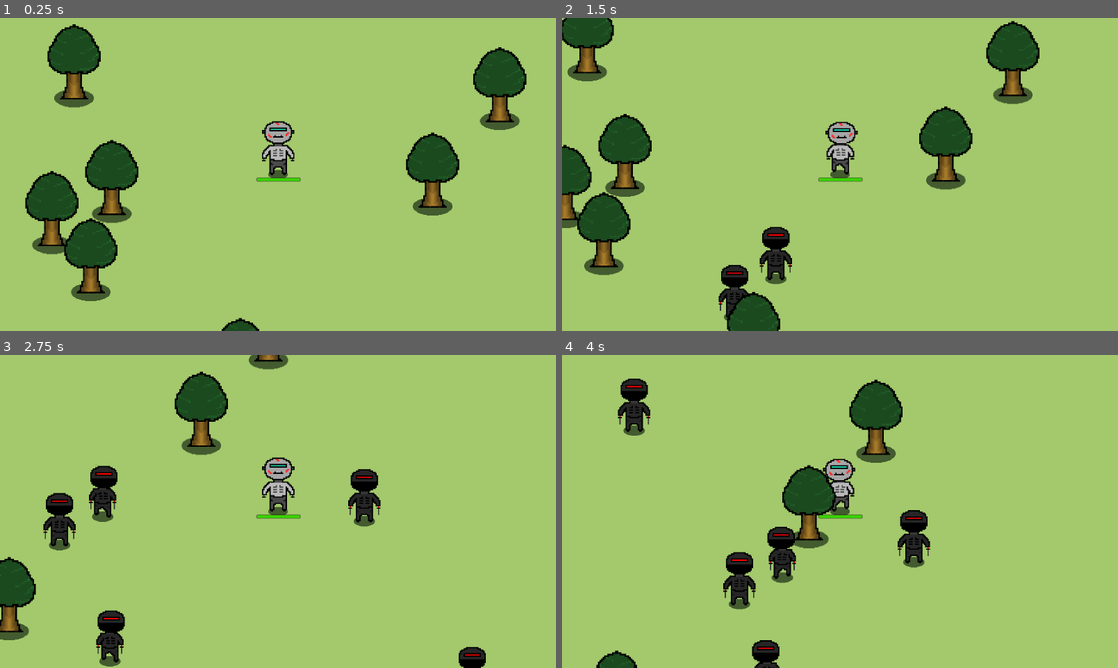
Above: before the commit, frames 1-4 (two rows, left to right).
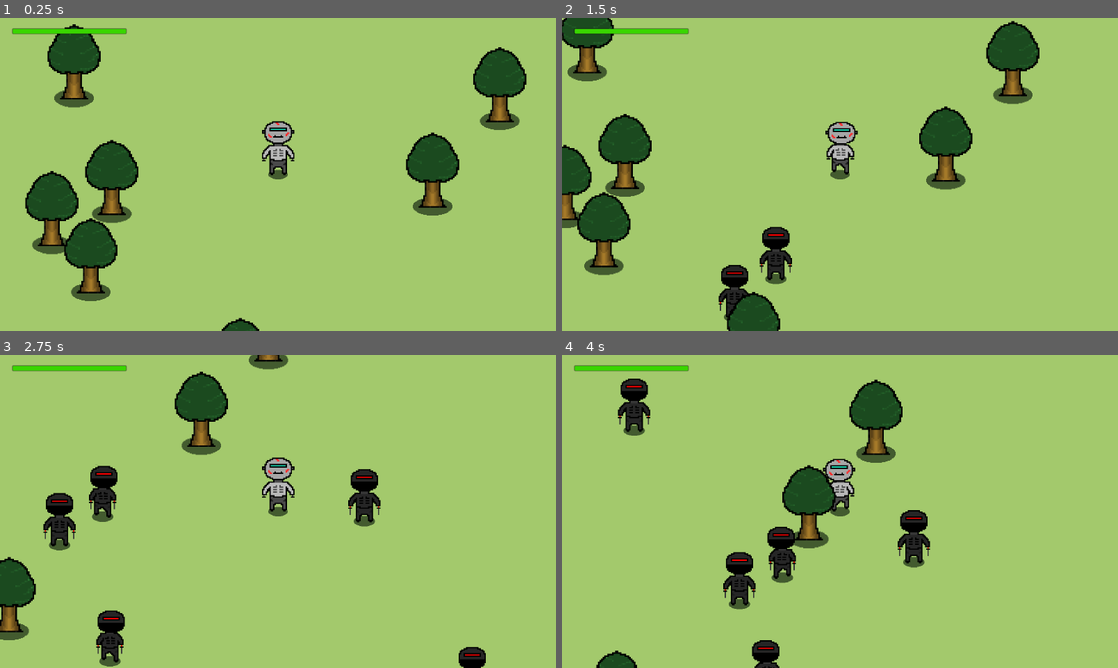
Above: after the commit, the same moments.

Repository: Piggun/top-down-shooter
Game: Godot game, scene res://game.tscn
Two runs of this game, one before a commit and one after it. Both use one fixed random seed, a clock stepped at 60 frames per second and the inputs below.
Inputs (mouse positions are in pixels of both pictures, inside the frame that each line leads up to):
- Up to frame 1 (0.25 s): no input
- Up to frame 2 (1.5 s): move the mouse to (962, 158) at 0.52 s; hold D (move_right) 0.53-1.28 s; hold Right mouse button (aim) 0.53-1.28 s; click (962, 158) at 0.67 s; move the mouse to (728, 190) at 1.27 s; hold S (move_down) from 1.28 s (still down); click (728, 190) at 1.35 s
- Up to frame 3 (2.75 s): move the mouse to (333, 442) at 2.02 s; release S (move_down) at 2.03 s; hold D (move_right) from 2.03 s (still down); hold Shift (sprint) from 2.03 s (still down)
- Up to frame 4 (4 s): move the mouse to (812, 574) at 2.77 s; release D (move_right) at 2.78 s; release Shift (sprint) at 2.78 s; hold W (move_up) 2.78-3.53 s; right-click (812, 574) at 2.85 s; click (812, 574) at 2.92 s; move the mouse to (1006, 558) at 3.52 s; press the mouse at (1006, 558) at 3.53 s; hold A (move_left) from 3.53 s (still down)

The runs differ from the first frame. In frame 1, 0.5% of the frame differs, in the area x 2-55%, y 3-53%; in frame 2, 0.5%; in frame 3, 0.5%; in frame 4, 0.5%.

Commit message:
move player health on top left corner of the screen

Diff:
--- a/game.tscn
+++ b/game.tscn
@@ -82,7 +82,7 @@
 
 [node name="GameOverScreen" type="CanvasLayer" parent="."]
 unique_name_in_owner = true
-process_mode = 3
+process_mode = 2
 visible = false
 
 [node name="ColorRect" type="ColorRect" parent="GameOverScreen"]
--- a/player.tscn
+++ b/player.tscn
@@ -62,10 +62,10 @@
 [node name="ProgressBar" type="ProgressBar" parent="."]
 unique_name_in_owner = true
 z_index = 1
-offset_left = -201.0
-offset_top = 35.0
-offset_right = 211.0
-offset_bottom = 62.0
+offset_left = -2545.0
+offset_top = -1395.0
+offset_right = -1457.0
+offset_bottom = -1351.0
 theme_override_styles/background = SubResource("StyleBoxFlat_6x1q3")
 theme_override_styles/fill = SubResource("StyleBoxFlat_24nh7")
 value = 100.0
